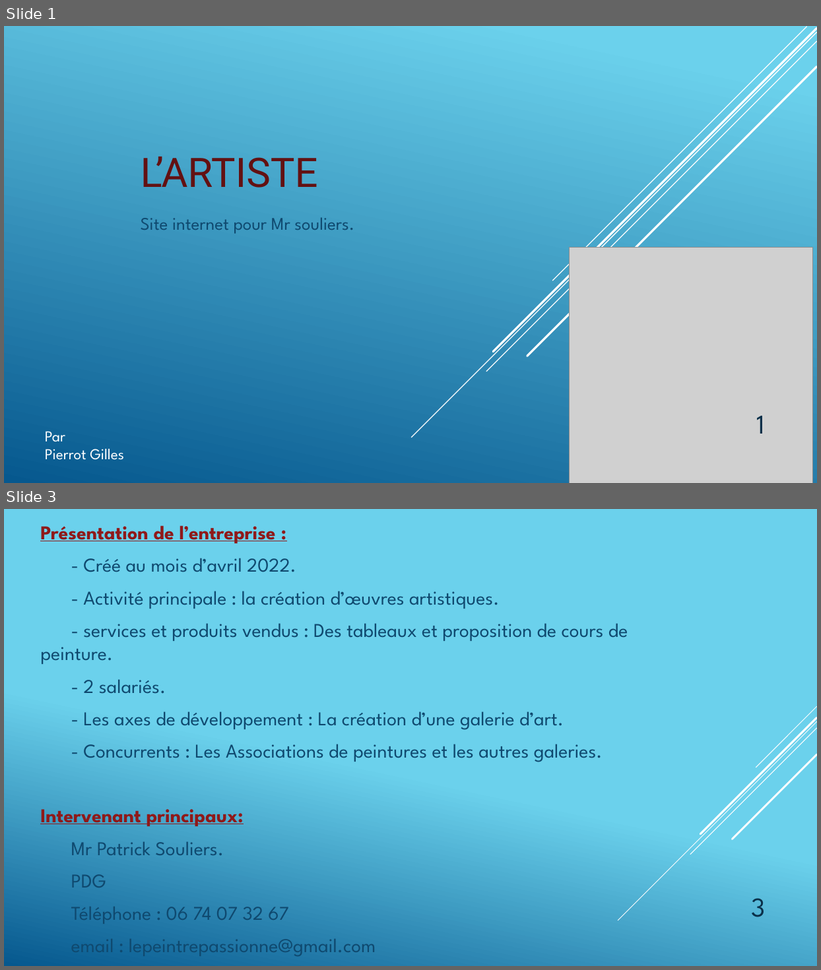
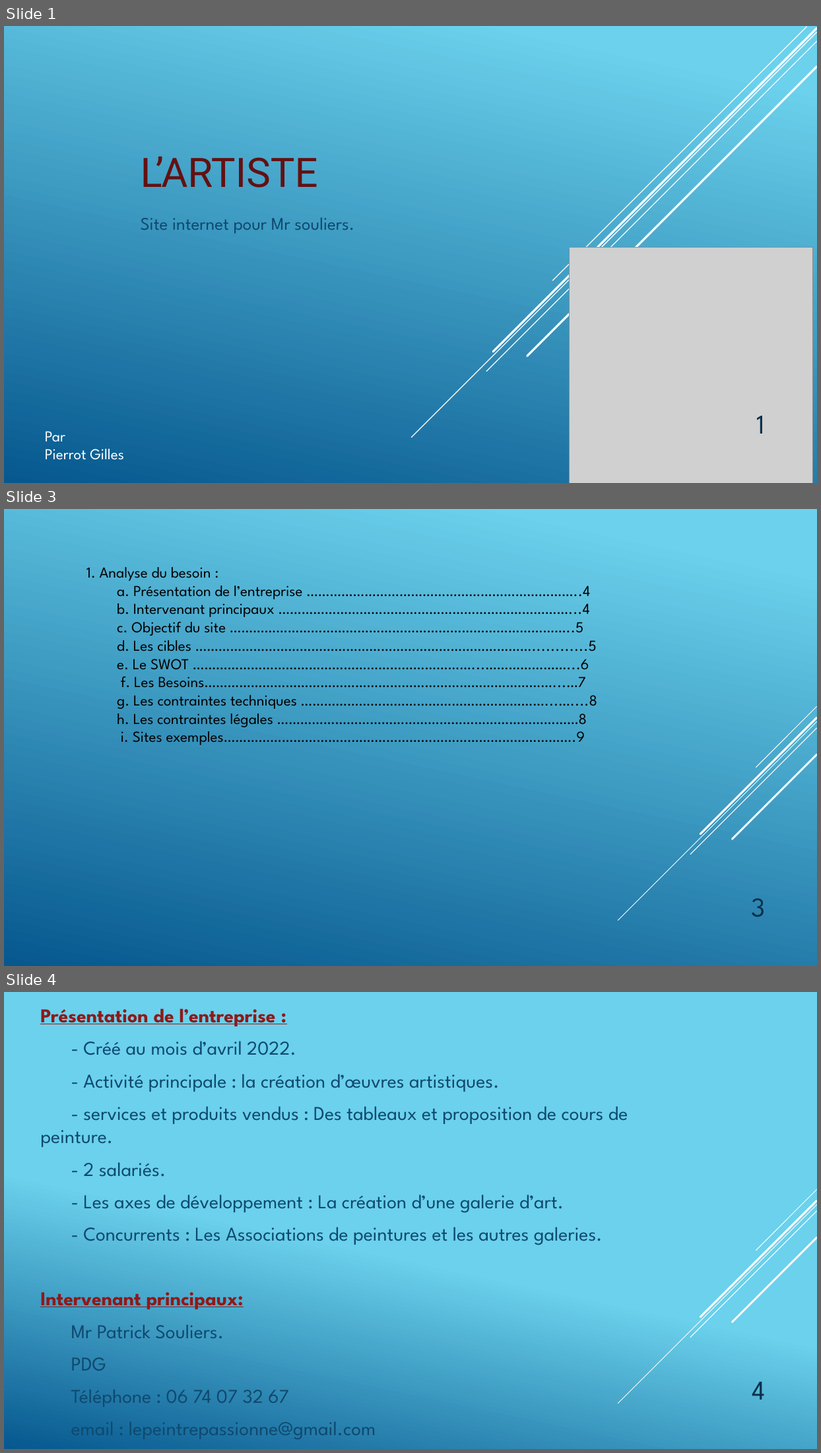
Before and after one commit to GillesP-dev/FilRouge, a slide deck: CDC/L_artiste.pptx. Shown one above the other, each under a label of ours: slides 1 and 3 before the commit, slides 1, 3 and 4 after it; the slides between them are not shown. The pictures are 821x970 and 821x1453 pixels, drawn with LibreOffice and Linux fonts; fonts in the diff are those of the drawing; grey boxes stand for pictures. Boxes give left, top, right and bottom in pixels: in the first picture for what was removed or moved away, otherwise in the second. Text is boxed around its words. In the diff, an @@ line names an element or a change of style, - is before the commit and + after.

```diff
--- a/CDC/L_artiste.pptx
+++ b/CDC/L_artiste.pptx
@@ slide 3 added at [4,509,817,966], background gradient #6ED2EB to #06588E; not listed: 5 template elements that a slide beside it also shows @@
@@ text added at [86,567,597,745], 18 pt, text #000000 @@
+1. Analyse du besoin :
+a. Présentation de l’entreprise ……………………………………………………………..4
+b. Intervenant principaux …………………………………………………………………...4
+c. Objectif du site ……………………………………………………………………………..5
+d. Les cibles ……………………………………………………………………………............5
+e. Le SWOT ………………………………………………………………...…………………...6
+f. Les Besoins………………………………………………………………………………...…7
+g. Les contraintes techniques ………………………………………………………...…....8
+h. Les contraintes légales ……………………………………………………………………8
+i. Sites exemples……………………………………………………………………………….9
@@ page number added at [751,898,765,918], 32 pt, text #0A304A @@
+3
@@ what was slide 3 is now slide 4 @@
@@ page number at [752,1382,765,1400]: text changed @@
-3
+4
```
Also in this commit, not shown: 3 slides changed, 5 other slides added, 3 slides removed, 4 other files.
